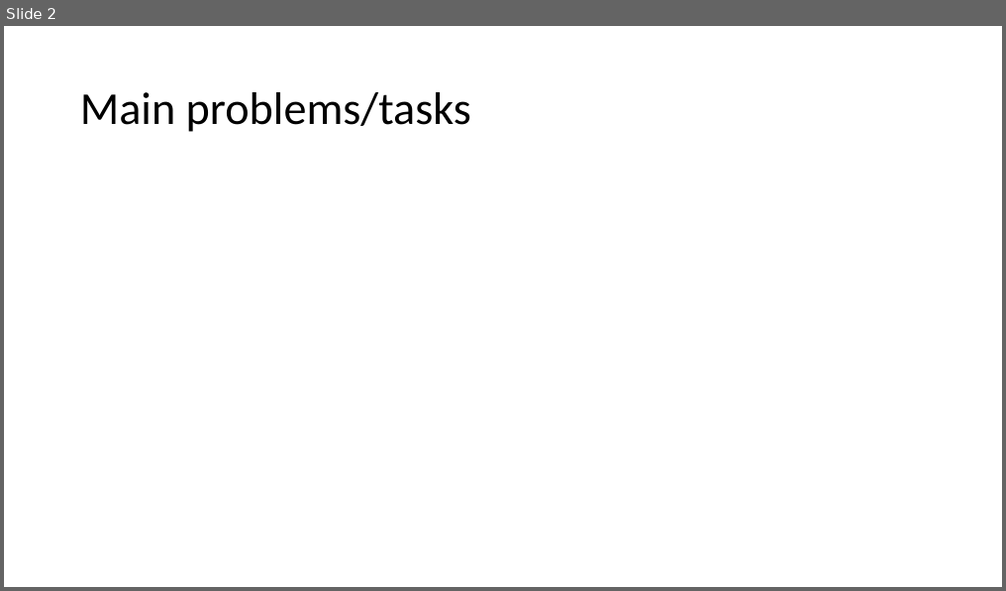
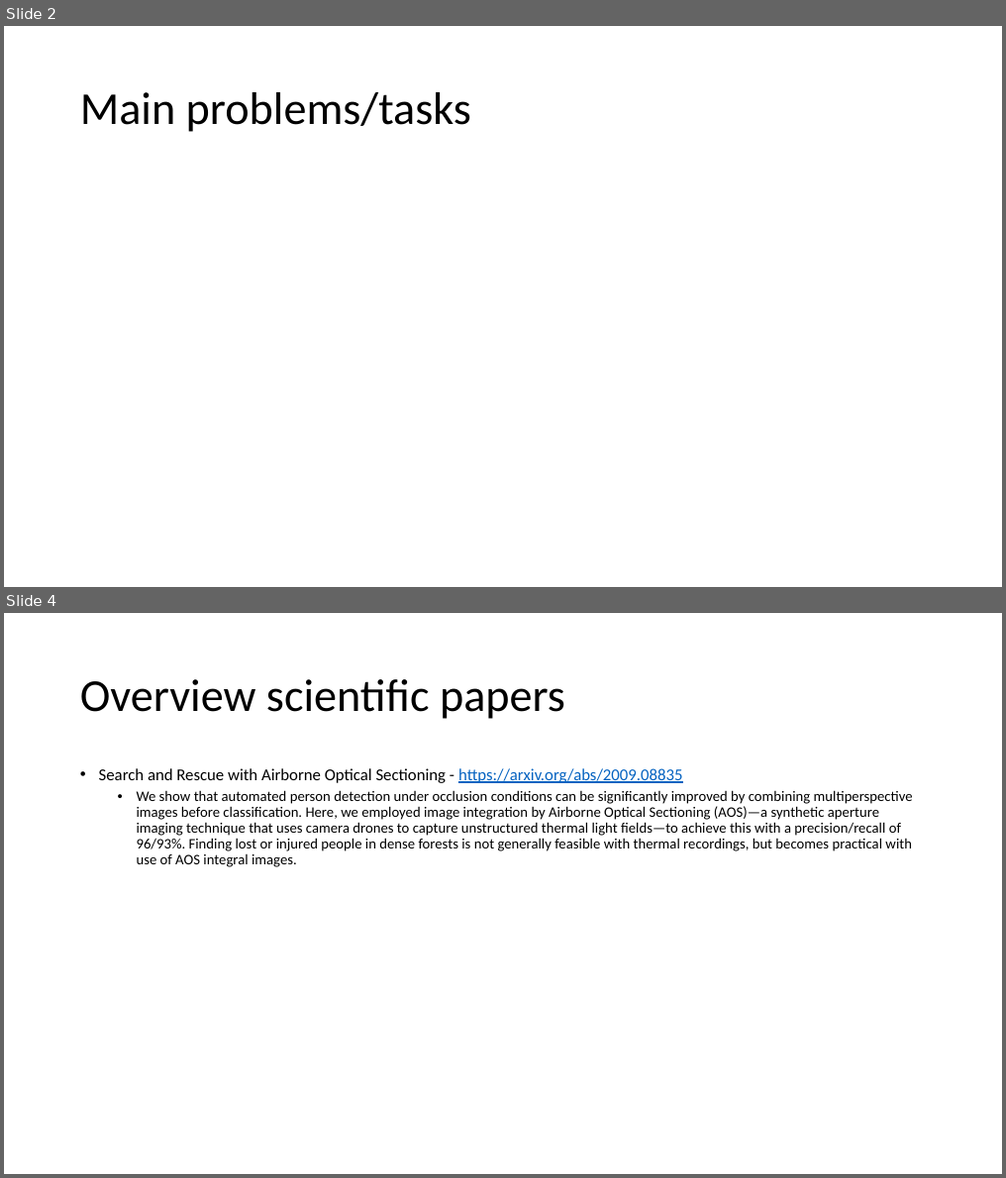
Before and after one commit to Createdd/computervision_ue, a slide deck: present1.pptx. Shown one above the other, each under a label of ours: slide 2 before the commit, slides 2 and 4 after it; the slides between them are not shown. The pictures are 1006x591 and 1006x1178 pixels, drawn with LibreOffice and Linux fonts; fonts in the diff are those of the drawing. Boxes give left, top, right and bottom in pixels: in the first picture for what was removed or moved away, otherwise in the second. Text is boxed around its words. In the diff, an @@ line names an element or a change of style, - is before the commit and + after.

Commit message:
update presentation; add notebook for image eda

```diff
--- a/present1.pptx
+++ b/present1.pptx
@@ slide 4 added at (4,613,1002,1174), background #FFFFFF @@
@@ title added at (80,679,565,719), 44 pt, text #000000 @@
+Overview scientific papers
@@ text added at (99,768,913,867), 14 pt, text #000000 @@
+• Search and Rescue with Airborne Optical Sectioning - https://arxiv.org/abs/2009.08835
+  • We show that automated person detection under occlusion conditions can be significantly improved by combining multiperspective images before classification. Here, we employed image integration by Airborne Optical Sectioning (AOS)—a synthetic aperture imaging technique that uses camera drones to capture unstructured thermal light fields—to achieve this with a precision/recall of 96/93%. Finding lost or injured people in dense forests is not generally feasible with thermal recordings, but becomes practical with use of AOS integral images.
```
Also in this commit, not shown: 2 slides changed, 3 other files.
